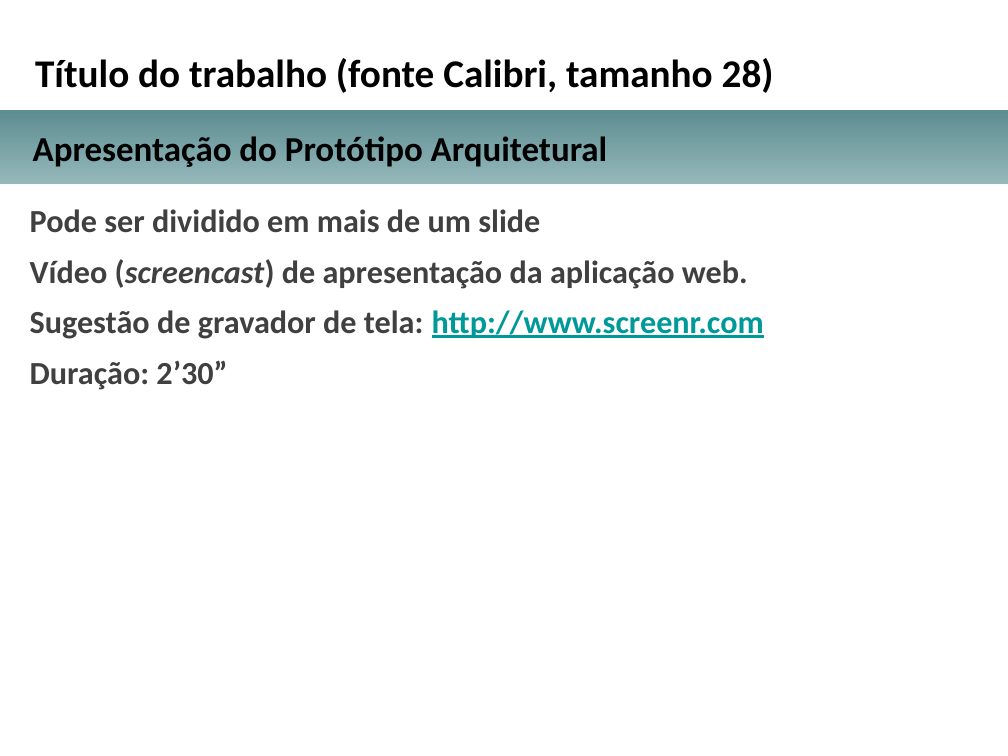
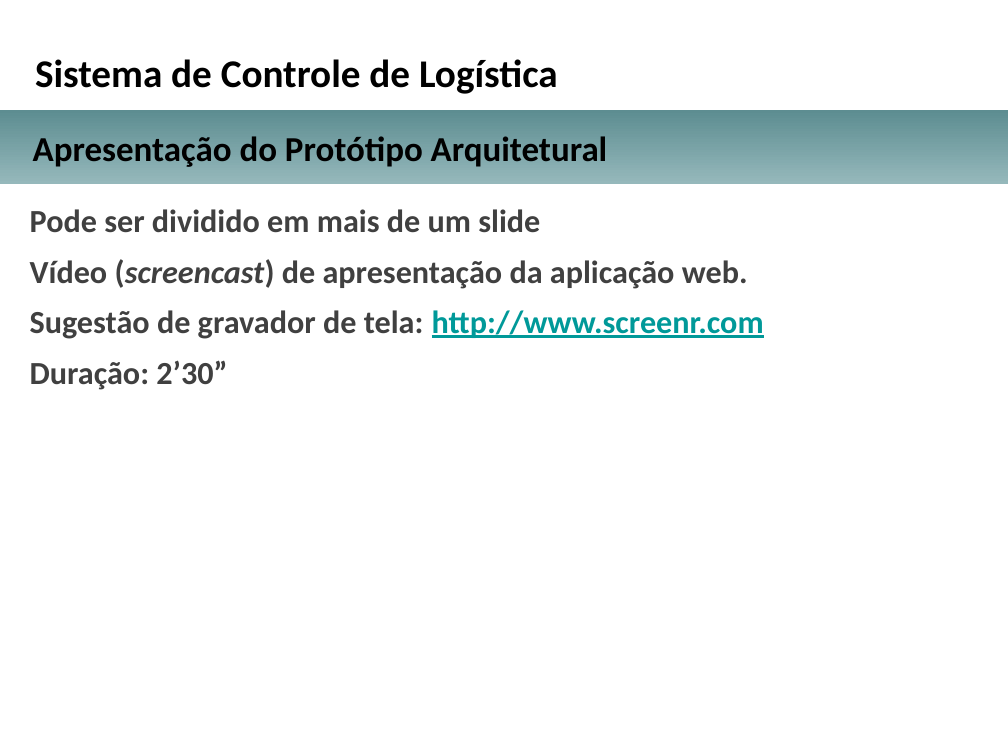
Before and after one commit to alecarl/pucminas-arq-tcc, a slide deck: slide 17 of Projeto Arquitetural/TCC_Apresentacao_projeto_arquitetural.pptx (slide 9 before the commit). Drawn at 1008x756 pixels with LibreOffice and Linux fonts; fonts in the diff are those of the drawing; background and template pictures are left out. Boxes give left, top, right and bottom in pixels: in the first picture for what was removed or moved away, otherwise in the second. Text is boxed around its words. In the diff, an @@ line names an element or a change of style, - is before the commit and + after.

Commit message:
Trabalho dia 12/08/2018 - 17:23

```diff
--- a/Projeto Arquitetural/TCC_Apresentacao_projeto_arquitetural.pptx
+++ b/Projeto Arquitetural/TCC_Apresentacao_projeto_arquitetural.pptx
@@ text at <box>35,59,558,94</box>: text changed @@
-Título do trabalho (fonte Calibri, tamanho 28)
+Sistema de Controle de Logística
```
Also in this commit, not shown: 3 other slides changed, 13 slides added, 5 slides removed, 1 other file.
